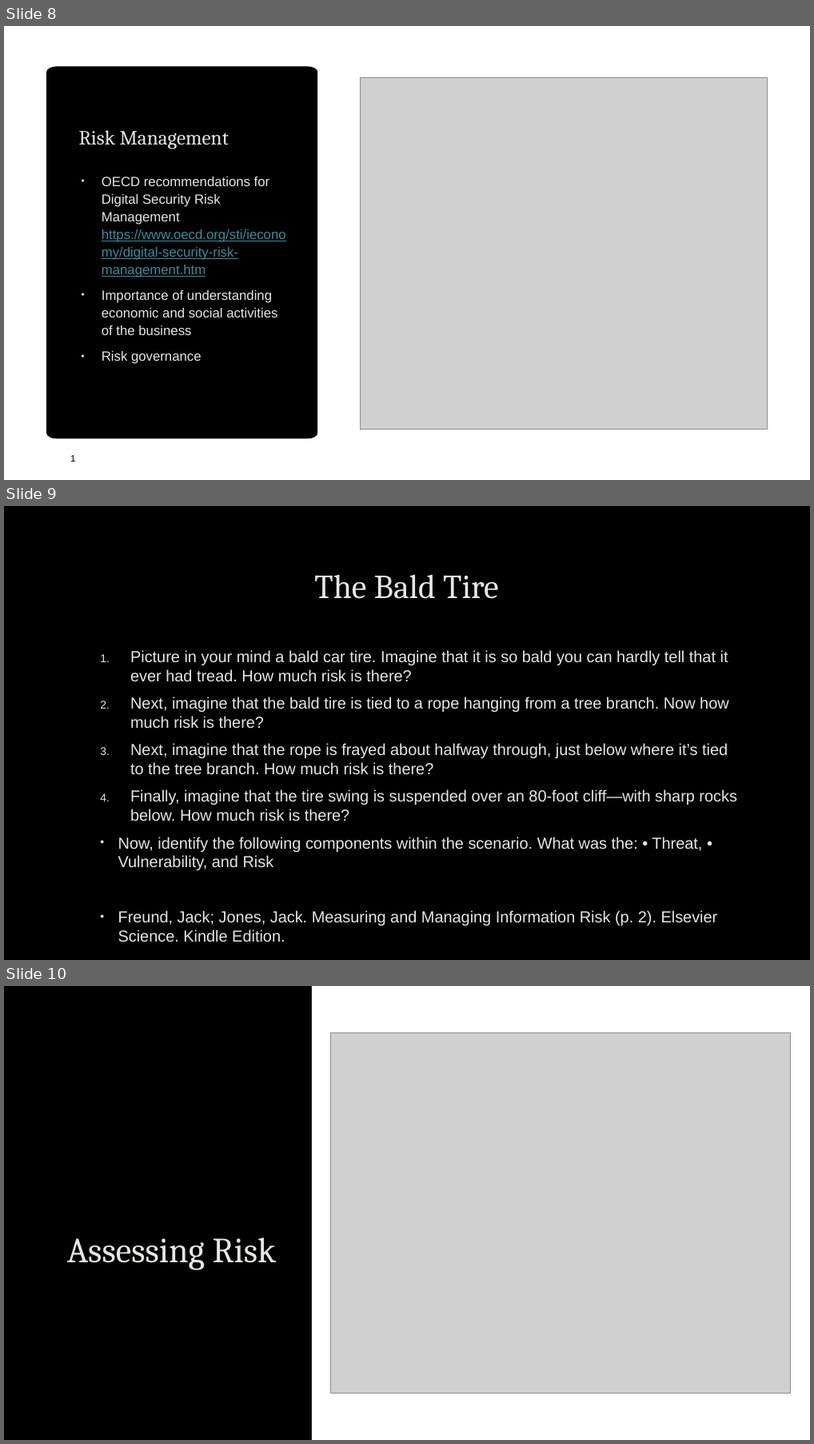
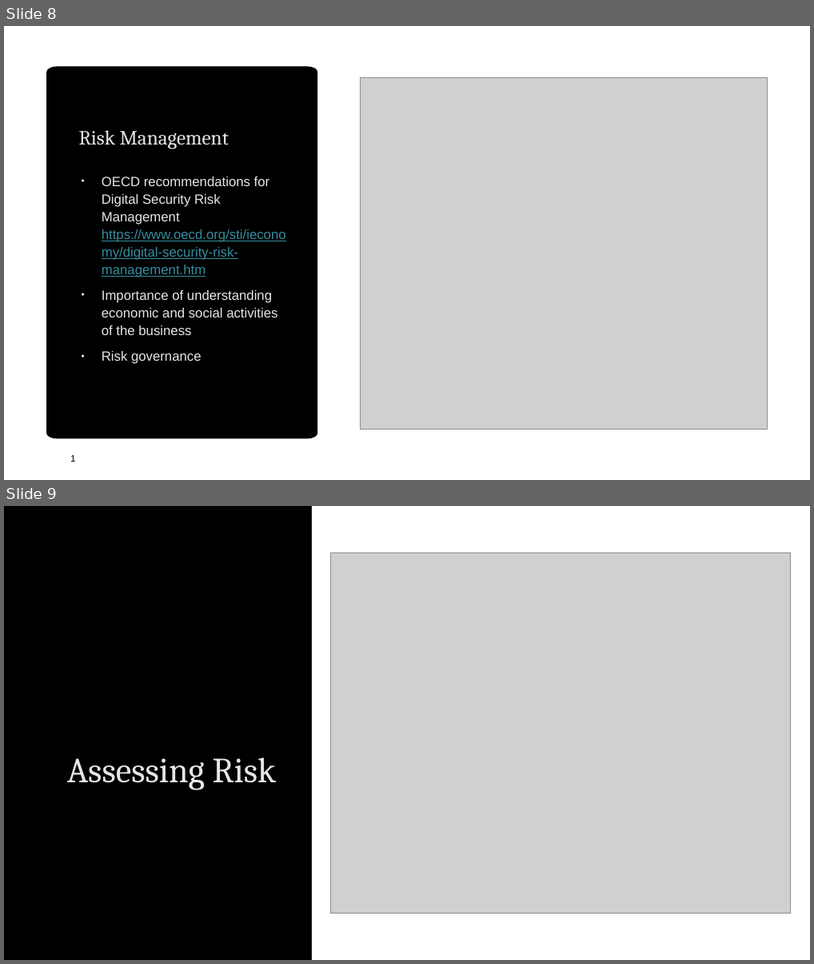
Before and after one commit to uwacsp/cits1003, a slide deck: Lectures/CITS1003-7 Security Management.pptx. Shown one above the other, each under a label of ours: slides 8, 9 and 10 before the commit, slides 8 and 9 after it. The pictures are 814x1444 and 814x964 pixels, drawn with LibreOffice and Linux fonts; fonts in the diff are those of the drawing; grey boxes stand for pictures; background and template pictures are left out. Boxes give left, top, right and bottom in pixels: in the first picture for what was removed or moved away, otherwise in the second. Text is boxed around its words. In the diff, an @@ line names an element or a change of style, - is before the commit and + after.

```diff
--- a/Lectures/CITS1003-7 Security Management.pptx
+++ b/Lectures/CITS1003-7 Security Management.pptx
@@ slide 9 removed at <box>4,506,810,960</box>, background picture (left out) @@
@@ title removed at <box>314,575,499,599</box> @@
-The Bald Tire
@@ text removed at <box>118,650,738,942</box> @@
-  1. Picture in your mind a bald car tire. Imagine that it is so bald you can hardly tell that it ever had tread. How much risk is there?
-  2. Next, imagine that the bald tire is tied to a rope hanging from a tree branch. Now how much risk is there?
-  3. Next, imagine that the rope is frayed about halfway through, just below where it’s tied to the tree branch. How much risk is there?
-  4. Finally, imagine that the tire swing is suspended over an 80-foot cliff—with sharp rocks below. How much risk is there?
-  • Now, identify the following components within the scenario. What was the: • Threat, • Vulnerability, and Risk
-  • Freund, Jack; Jones, Jack. Measuring and Managing Information Risk (p. 2). Elsevier Science. Kindle Edition.
@@ what was slide 10 is now slide 9 @@
```
Also in this commit, not shown: 10 slides changed, 1 other slide removed.
